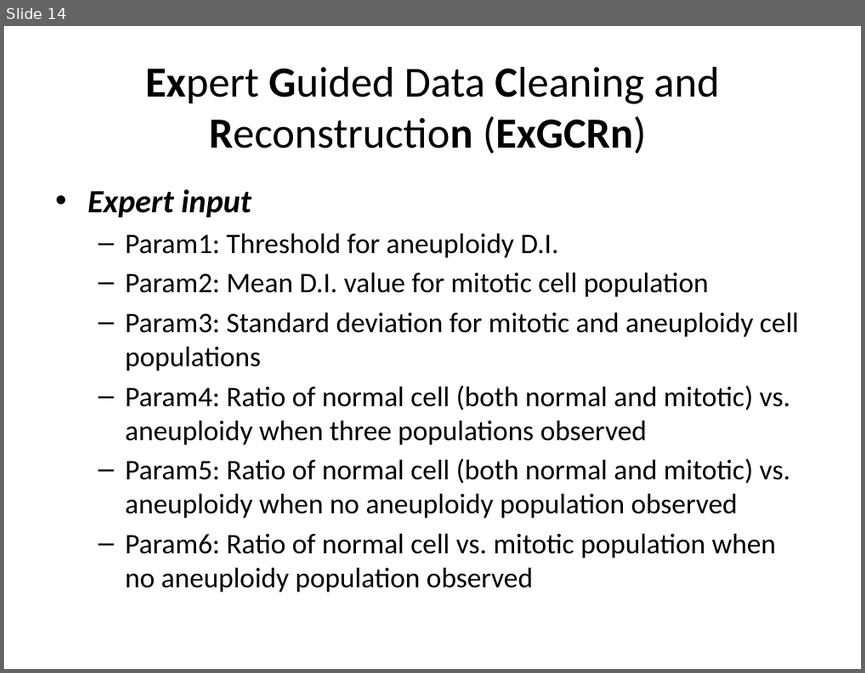
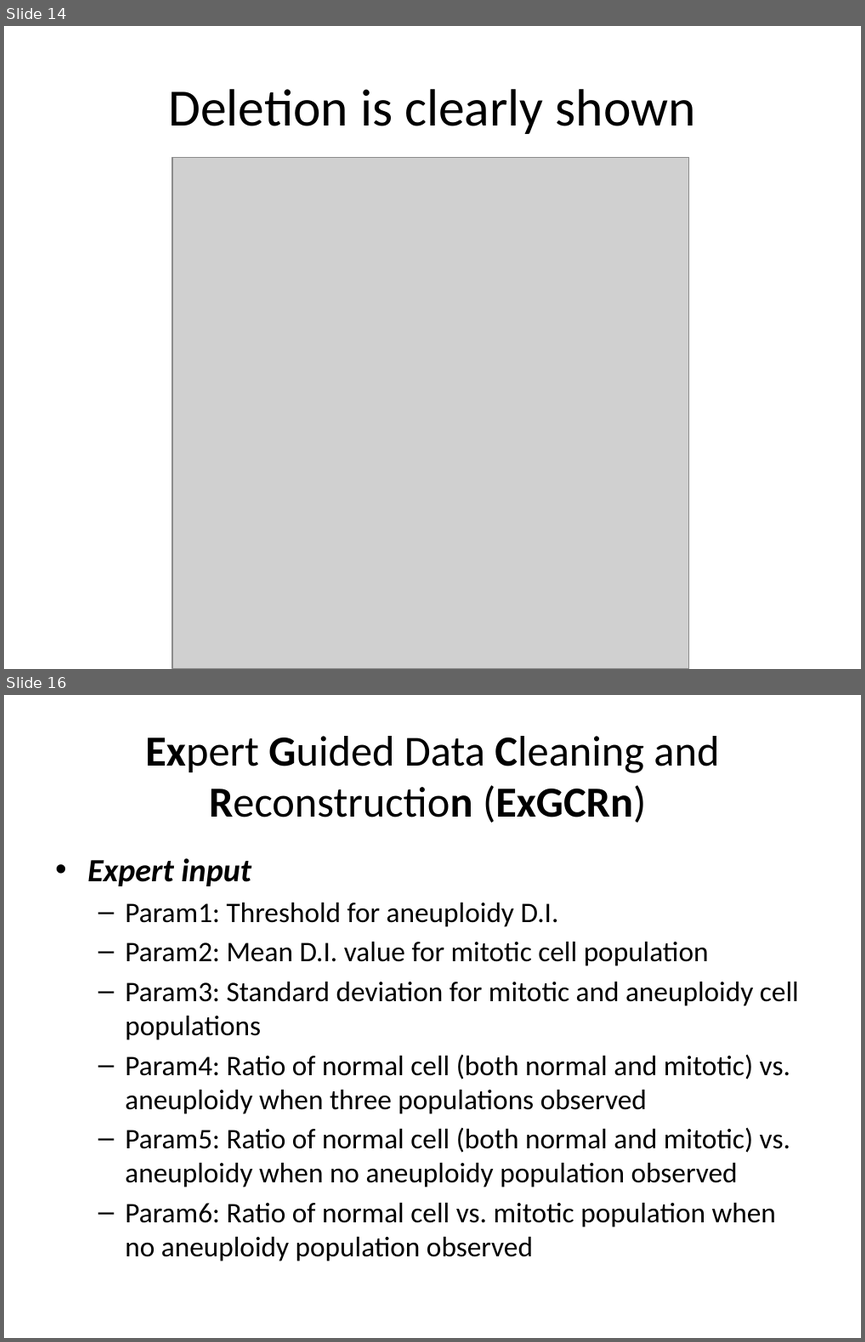
Before and after one commit to 2waybene/mixturemodel, a slide deck: BeijingMeeting/OralCancer.pptx. Shown one above the other, each under a label of ours: slide 14 before the commit, slides 14 and 16 after it; the slides between them are not shown. The pictures are 865x673 and 865x1342 pixels, drawn with LibreOffice and Linux fonts; fonts in the diff are those of the drawing; grey boxes stand for pictures. Boxes give left, top, right and bottom in pixels: in the first picture for what was removed or moved away, otherwise in the second. Text is boxed around its words. In the diff, an @@ line names an element or a change of style, - is before the commit and + after.

```diff
--- a/BeijingMeeting/OralCancer.pptx
+++ b/BeijingMeeting/OralCancer.pptx
@@ slide 14 added at (4,26,861,669), background #FFFFFF @@
@@ title added at (168,89,696,134), 44 pt, text #000000 @@
+Deletion is clearly shown
@@ picture added at (172,157,688,669) @@
@@ what was slide 14 is now slide 16 @@
```
Also in this commit, not shown: 1 slide changed, 5 other slides added, 27 slides removed, 9 other files.
